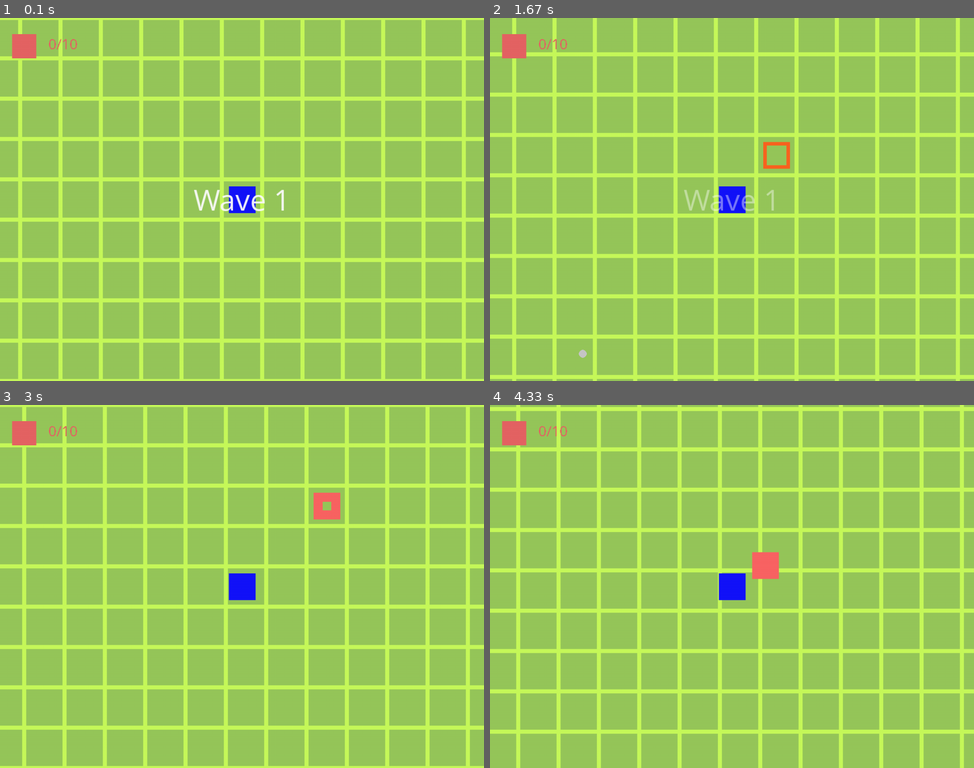
Above: before the commit, frames 1-4 (two rows, left to right).
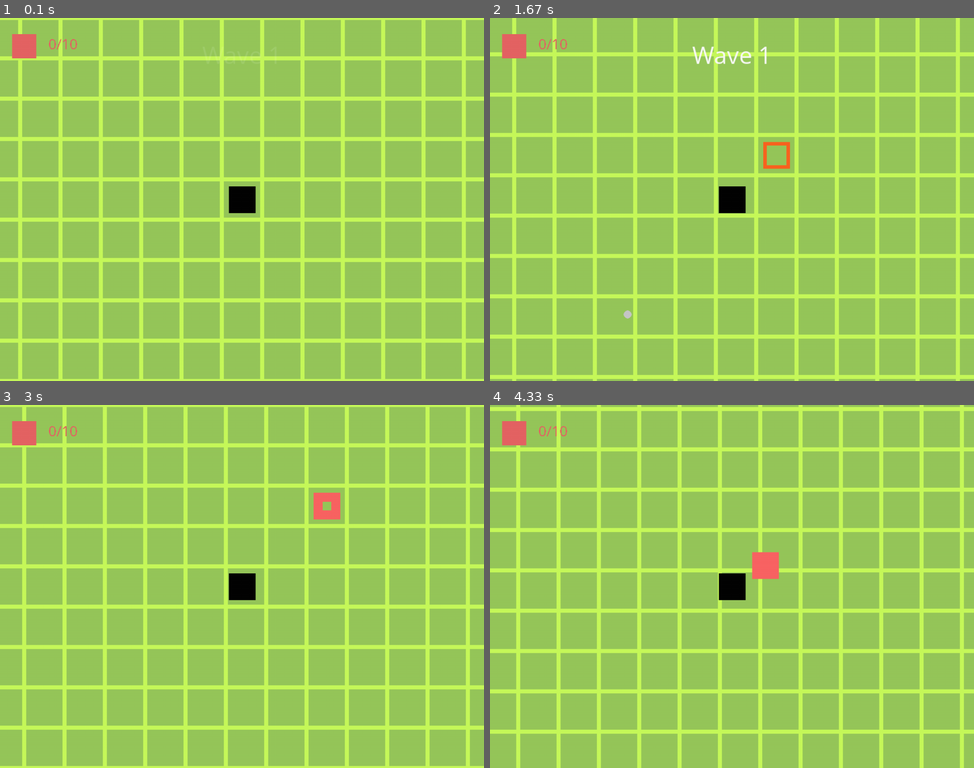
Above: after the commit, the same moments.

Repository: Hariokl/Pygame-2023
Game: pygame game, started from main.py
Two runs of this game, one before a commit and one after it. Both use one fixed random seed, a clock stepped at 60 frames per second and the inputs below.
Inputs (mouse positions are in pixels of both pictures, inside the frame that each line leads up to):
- Up to frame 1 (0.1 s): no input
- Up to frame 2 (1.67 s): hold D 0.33-0.8 s; click (712, 214) at 0.88 s; hold W 1.17-1.47 s; move the mouse to (886, 188) at 1.2 s; hold D from 1.5 s (still down)
- Up to frame 3 (3 s): release D at 1.97 s; hold A 2-2.53 s; hold S 2.57-2.87 s; hold A from 2.9 s (still down)
- Up to frame 4 (4.33 s): release A at 3.3 s; hold W 3.33-3.7 s; hold D from 3.73 s (still down)

The runs differ from the first frame. In frame 1, 0.7% of the frame differs, in the area x 40-59%, y 46-54%; in frame 2, 0.9%, in the area x 18-59%, y 7-94%; in frame 3, 0.4%; in frame 4, 0.4%.

Commit message:
Solved some minor problems

Diff:
--- a/draw_gui.py
+++ b/draw_gui.py
@@ -1,3 +1,4 @@
+import numpy as np
 import pygame as pg
 import settings as st
 import levels as lvls
@@ -5,9 +6,10 @@
 
 
 def setup():
-    global diff_bar_dict
-    diff_bar_dict = {"wave_time": 3, "waveWH": (None, None),
+    global diff_bar_dict, a
+    diff_bar_dict = {"wave_time": 1, "waveWH": (None, None),
                      "killed_enemy_count": ((st.WIDTH / 40, st.WIDTH / 30), (st.WIDTH / 20 + st.WIDTH / 20, st.WIDTH / 30))}
+    a = np.pi / 510
 
 
 def update():
@@ -22,14 +24,14 @@
 
 
 def wave_update(scr):
-    diff_bar_dict["wave_time"] -= st.TICK
+    diff_bar_dict["wave_time"] -= st.TICK / 3
     wave = lvls.Level.level.wave
 
-    text_surface = st.font60.render(f"Wave {wave}", True, (250, 250, 250))  # , min(255 - diff_bar_dict["wave_time"] * 85, 0)
-    text_surface.set_alpha(max(diff_bar_dict["wave_time"] * 85, 0))
+    text_surface = st.font50.render(f"Wave {wave}", True, (250, 250, 250))  # , min(255 - diff_bar_dict["wave_time"] * 85, 0)
+    text_surface.set_alpha(max(255*np.sin(a*510*(1-diff_bar_dict["wave_time"])), 0))
 
     if diff_bar_dict["waveWH"] == (None, None):
-        diff_bar_dict["waveWH"] = st.WIDTH // 2 - text_surface.get_width() // 2, st.HEIGHT // 2 - text_surface.get_height() // 2
+        diff_bar_dict["waveWH"] = st.WIDTH // 2 - text_surface.get_width() // 2, st.HEIGHT // 10 - text_surface.get_height() // 2
 
     scr.blit(text_surface, diff_bar_dict["waveWH"])
 
--- a/enemy.py
+++ b/enemy.py
@@ -32,6 +32,7 @@
         st.positions[self.i] = pos
         st.enemies_rects.append(self)
 
+        # stats
         self.level = 1
         self.max_level = 5
         self.exp = 100
--- a/game.py
+++ b/game.py
@@ -97,5 +97,5 @@
         game.player.move(*game.player.running)
 
     # SHOOOOOOOOOOOT!!!!! >:D
-    if game.player.shoot_bool and game.player.weapon.countdown == 0:
+    if game.player.shoot_bool and game.player.make_damage_countdown == 0:
         game.player.shoot()
--- a/levels.py
+++ b/levels.py
@@ -19,7 +19,7 @@
         self.number_of_monsters_per_wave = 0
         self.number_of_killed = 0
         self.number_of_kills = 100
-        self.monsters_standard_hp = 10
+        self.monsters_standard_hp = 5
         self.monsters_hp = self.monsters_standard_hp
         self.amplifier = 1.01
         self.spawn_max_per_frame = 2
--- a/player.py
+++ b/player.py
@@ -1,6 +1,7 @@
 import numpy as np
 import pygame as pg
 
+import projectile
 import settings as st
 from weapon import Weapon
 
@@ -11,7 +12,7 @@
     def __init__(self):
         pg.sprite.Sprite.__init__(self)
         self.image = pg.Surface((st.TILES_WH // 1.5, st.TILES_WH // 1.5))
-        self.color = np.array((20, 20, 250))
+        self.color = np.array((5, 5, 5))
         self.image.fill(self.color)
 
         # treeImage = pg.image.load("images/therock.png")
@@ -21,25 +22,31 @@
         self.rect = self.image.get_rect()
         self.rect.center = st.WIDTH // 2, st.HEIGHT // 2
 
-        self.weapon = Weapon()
-        self.max_hp = 10
+        # stats
+        self.max_hp = 5
         self.hp = self.max_hp
+        self.mana = 1
+        self.strength = 1
+        self.agility = 1
+        self.vitality = 1
+        self.attack_speed = st.TICK * 2
 
         self.running = 0, 0
         self.shoot_bool = False
         self.is_alive = True
         self.take_damage_countdown = 1
+        self.make_damage_countdown = 1
 
         st.all_sprites.add(self)
         Player.players.append(self)
 
     def update(self):
         self.take_damage_countdown = max(self.take_damage_countdown - st.TICK * 5, 0)
-        self.weapon.update()
+        self.make_damage_countdown = max(self.make_damage_countdown - self.attack_speed, 0)
 
     def check_health(self):
         dh = max(self.hp / self.max_hp, 0.1)
-        clr = np.array([(1-dh)*200, 0, -(1-dh)*200])
+        clr = np.array([(1-dh)*100, 0, 0])
         pg.draw.rect(self.image, clr+self.color, (0, 0, *self.rect.size), self.rect.width // 10)
         pos = self.rect.center
         self.rect = self.image.get_rect()
@@ -99,4 +106,13 @@
         st.positions += ((x - ox) * v * rx, (y - oy) * v * ry)
 
     def shoot(self):
-        self.weapon.shoot()
+        mouse_pos = pg.mouse.get_pos()
+        speed = st.TILES_WH // 10
+        x, y = (mouse_pos[0] - st.WIDTH // 2), (mouse_pos[1] - st.HEIGHT // 2)
+
+        vx = x / abs(x ** 2 + y ** 2) ** 0.5 * speed
+        vy = y / abs(x ** 2 + y ** 2) ** 0.5 * speed
+
+        self.make_damage_countdown = 1
+        projectile.Projectile("linear", (st.WIDTH // 2, st.HEIGHT // 2), (vx, vy),
+                              st.TILES_WH * 5, self.strength)
--- a/settings.py
+++ b/settings.py
@@ -4,7 +4,7 @@
 
 
 def init():
-    global WIDTH, HEIGHT, TILES_WH, FPS, display, positions, all_sprites, max_i, available_i, enemies_rects, list_of_who, gui_display, TICK, font30, font60
+    global WIDTH, HEIGHT, TILES_WH, FPS, display, positions, all_sprites, max_i, available_i, enemies_rects, list_of_who, gui_display, TICK, font30, font60, font50
     WIDTH = 640*1.5
     HEIGHT = WIDTH * 0.75
     TILES_WH = max(WIDTH, HEIGHT) // 10 // 1.2
@@ -26,6 +26,7 @@
 
     pg.font.init()
     font30 = pg.font.SysFont('Comic Sans MS', 30)
+    font50 = pg.font.SysFont('Comic Sans MS', 50)
     font60 = pg.font.SysFont('Comic Sans MS', 60)
 
 
